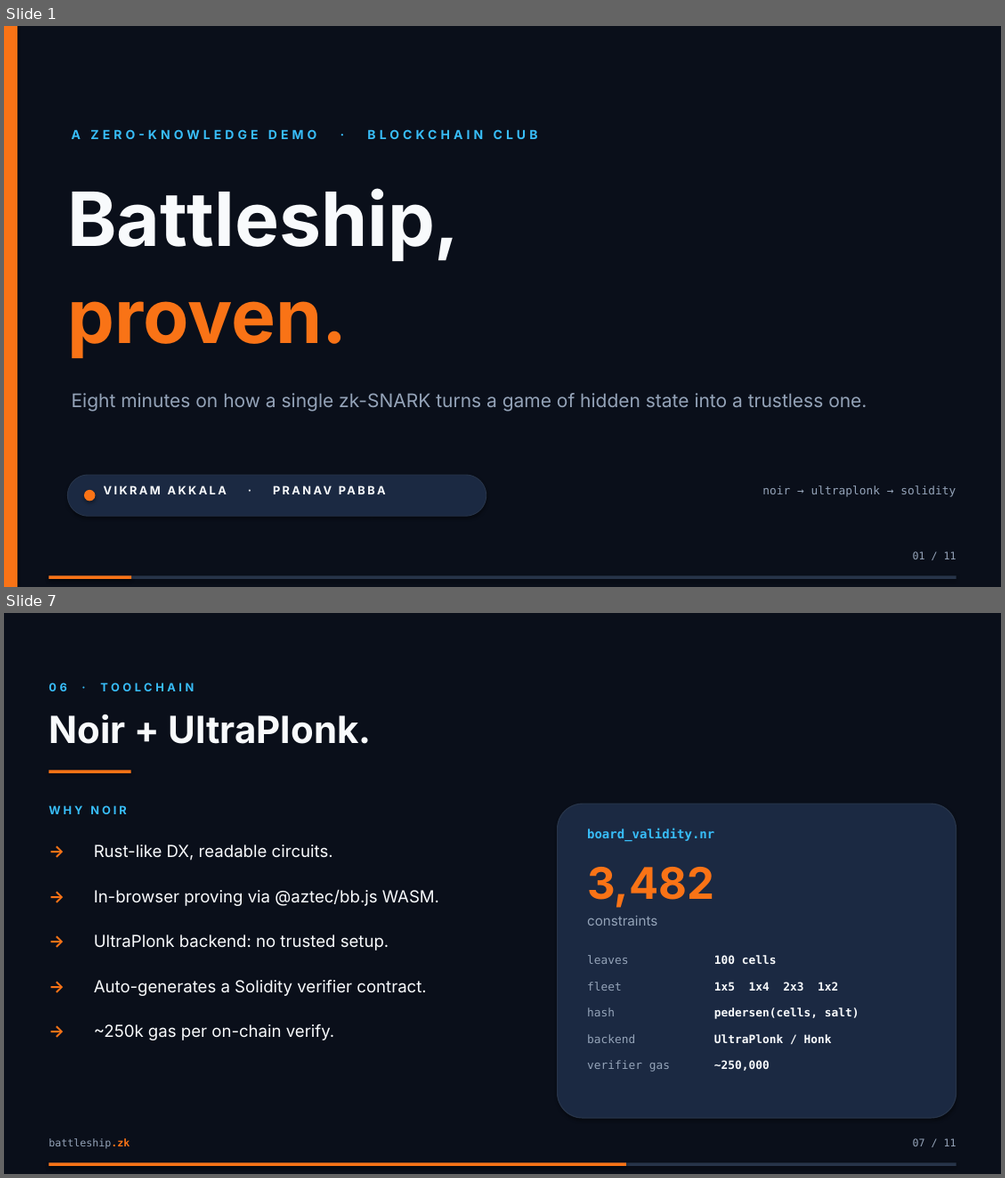
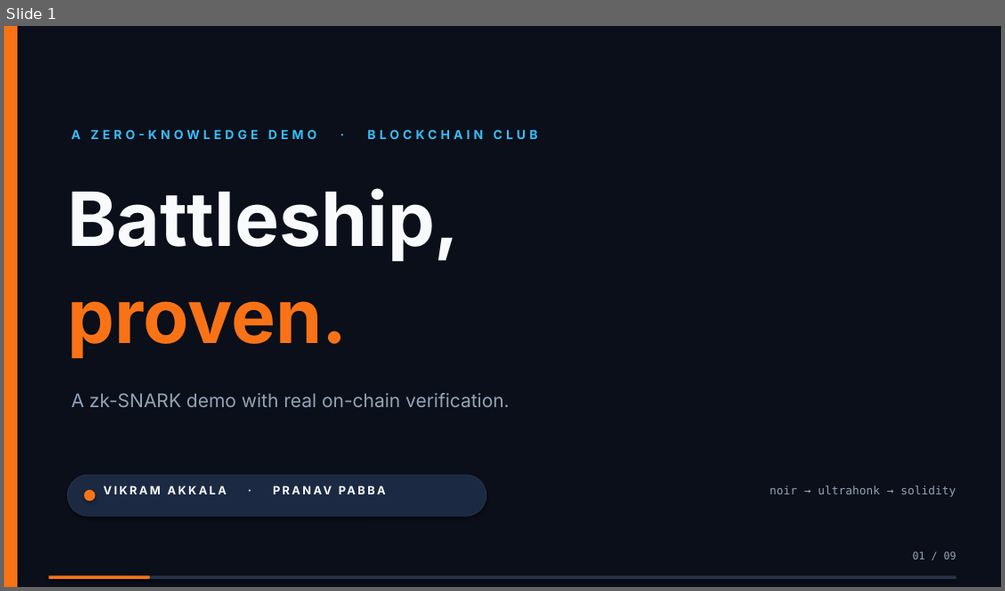
Before and after one commit to ppabba101/solidity-battleship, a slide deck: presentation/battleship-zk-demo.pptx. Shown one above the other, each under a label of ours: slides 1 and 7 before the commit, slide 1 after it; the slides between them are not shown. The pictures are 1005x1178 and 1005x591 pixels, drawn with LibreOffice and Linux fonts; fonts in the diff are those of the drawing. Boxes give left, top, right and bottom in pixels: in the first picture for what was removed or moved away, otherwise in the second. Text is boxed around its words. In the diff, an @@ line names an element or a change of style, - is before the commit and + after.

```diff
--- a/presentation/battleship-zk-demo.pptx
+++ b/presentation/battleship-zk-demo.pptx
@@ slide 7 removed at [4, 613, 1001, 1174], background #FFFFFF @@
@@ rectangle removed at [4, 613, 1001, 1174] @@
@@ text removed at [48, 682, 194, 691] @@
-06 · TOOLCHAIN
@@ text removed at [48, 714, 372, 744] @@
-Noir + UltraPlonk.
@@ rectangle removed at [48, 770, 131, 773] @@
@@ text removed at [48, 805, 126, 814] @@
-WHY NOIR
@@ rounded rectangle removed at [558, 803, 956, 1118] @@
@@ text removed at [48, 841, 90, 875] @@
-→
@@ text removed at [94, 844, 333, 860] @@
-Rust-like DX, readable circuits.
@@ text removed at [587, 827, 714, 841] @@
-board_validity.nr
@@ text removed at [587, 867, 714, 908] @@
-3,482
@@ text removed at [48, 886, 90, 919] @@
-→
@@ text removed at [94, 889, 439, 906] @@
-In-browser proving via @aztec/bb.js WASM.
@@ text removed at [48, 931, 90, 965] @@
-→
@@ text removed at [587, 916, 657, 925] @@
-constraints
@@ text removed at [94, 934, 389, 950] @@
-UltraPlonk backend: no trusted setup.
@@ text removed at [587, 955, 628, 964] @@
-leaves
@@ text removed at [714, 955, 777, 964] @@
-100 cells
@@ text removed at [48, 976, 90, 1009] @@
-→
@@ text removed at [94, 980, 426, 996] @@
-Auto-generates a Solidity verifier contract.
@@ text removed at [587, 981, 622, 990] @@
-fleet
@@ text removed at [714, 981, 838, 990] @@
-1x5 1x4 2x3 1x2
@@ text removed at [587, 1007, 615, 1016] @@
-hash
@@ text removed at [714, 1007, 859, 1019] @@
-pedersen(cells, salt)
@@ text removed at [48, 1021, 90, 1054] @@
-→
@@ text removed at [94, 1024, 334, 1040] @@
-~250k gas per on-chain verify.
@@ text removed at [587, 1034, 635, 1043] @@
-backend
@@ text removed at [714, 1034, 832, 1043] @@
-UltraPlonk / Honk
@@ text removed at [587, 1060, 670, 1071] @@
-verifier gas
@@ text removed at [714, 1060, 769, 1070] @@
-~250,000
@@ text removed at [48, 1138, 129, 1149] @@
-battleship.zk
@@ text removed at [913, 1138, 956, 1146] @@
-07 / 11
@@ rectangle removed at [48, 1163, 956, 1166] @@
@@ rectangle removed at [48, 1163, 626, 1166] @@
@@ slide 1 changed as well @@
@@ text at [72, 393, 510, 407]: text changed @@
-Eight minutes on how a single zk-SNARK turns a game of hidden state into a trustless one.
+A zk-SNARK demo with real on-chain verification.
@@ text at [769, 485, 955, 497]: text changed @@
-noir → ultraplonk → solidity
+noir → ultrahonk → solidity
@@ text at [913, 551, 956, 559]: text changed @@
-01 / 11
+01 / 09
@@ rectangle: place and size @@
-rectangle at [48, 576, 131, 579]
+rectangle at [48, 576, 150, 579]
```
Also in this commit, not shown: 5 other slides changed, 3 slides added, 4 other slides removed, 11 other files.
